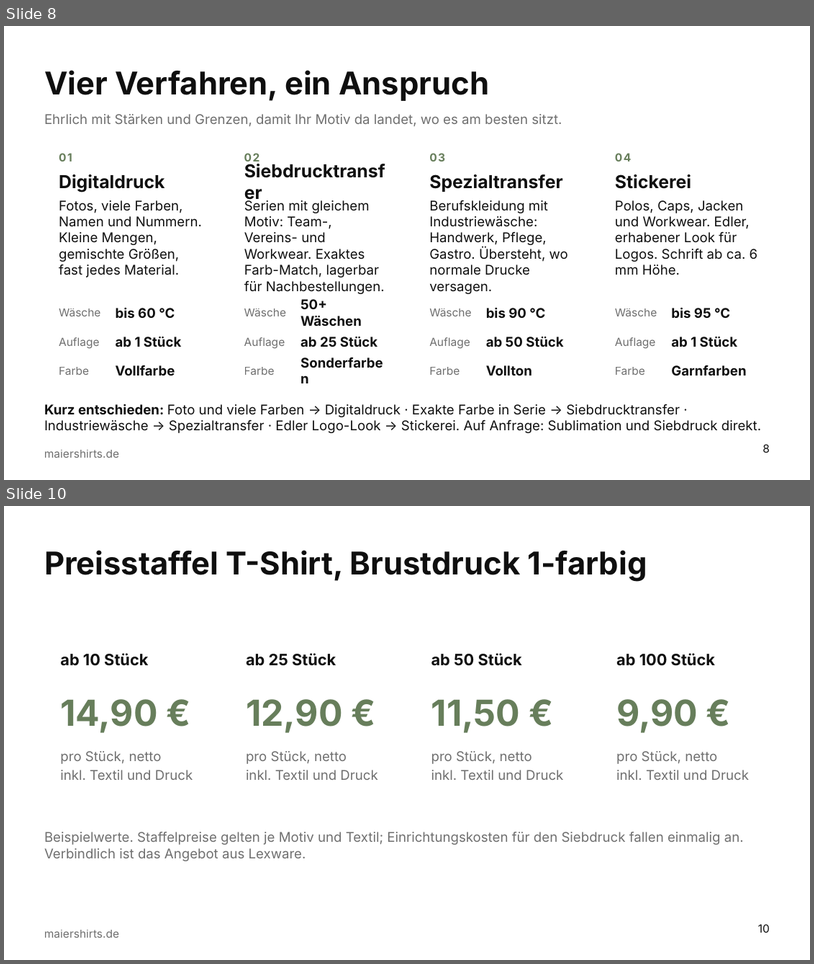
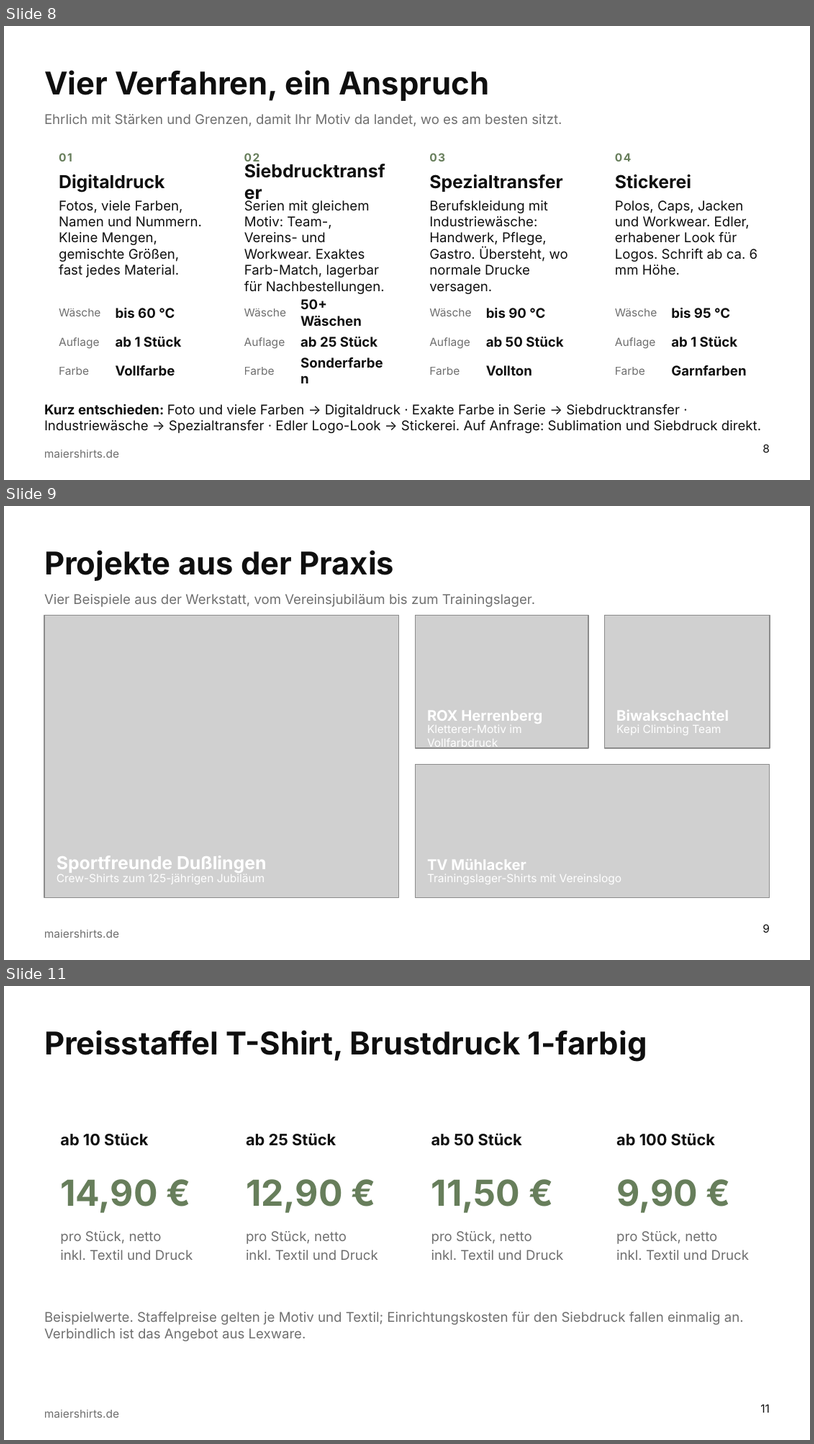
Before and after one commit to sm6161-eng/lexware-angebot-tool, a slide deck: presentation/dist/Maiershirts_Master.potx. Shown one above the other, each under a label of ours: slides 8 and 10 before the commit, slides 8, 9 and 11 after it; the slides between them are not shown. The pictures are 814x964 and 814x1444 pixels, drawn with LibreOffice and Linux fonts; fonts in the diff are those of the drawing; grey boxes stand for pictures; background and template pictures are left out. Boxes give left, top, right and bottom in pixels: in the first picture for what was removed or moved away, otherwise in the second. Text is boxed around its words. In the diff, an @@ line names an element or a change of style, - is before the commit and + after.

```diff
--- a/presentation/dist/Maiershirts_Master.potx
+++ b/presentation/dist/Maiershirts_Master.potx
@@ slide 9 added at bbox=[4, 506, 810, 960], background #FFFFFF; not listed: 1 template element that a slide beside it also shows @@
@@ title added at bbox=[44, 550, 394, 581], 28 pt, text #0F0F0F, bold @@
+Projekte aus der Praxis
@@ text added at bbox=[44, 594, 535, 607], 12 pt, text #0F0F0F at 60% opacity @@
+Vier Beispiele aus der Werkstatt, vom Vereinsjubiläum bis zum Trainingslager.
@@ picture added at bbox=[44, 615, 399, 897] @@
@@ picture added at bbox=[415, 615, 589, 748] @@
@@ picture added at bbox=[604, 615, 770, 748] @@
@@ text added at bbox=[427, 710, 543, 723], 13 pt, text #FFFFFF, bold @@
+ROX Herrenberg
@@ text added at bbox=[617, 710, 729, 721], 13 pt, text #FFFFFF, bold @@
+Biwakschachtel
@@ text added at bbox=[427, 725, 522, 749], 10 pt, text #FFFFFF @@
+Kletterer-Motiv im Vollfarbdruck
@@ text added at bbox=[617, 725, 721, 735], 10 pt, text #FFFFFF @@
+Kepi Climbing Team
@@ picture added at bbox=[415, 764, 770, 897] @@
@@ text added at bbox=[57, 855, 266, 872], 16 pt, text #FFFFFF, bold @@
+Sportfreunde Dußlingen
@@ text added at bbox=[427, 859, 526, 870], 13 pt, text #FFFFFF, bold @@
+TV Mühlacker
@@ text added at bbox=[57, 874, 265, 884], 10 pt, text #FFFFFF @@
+Crew-Shirts zum 125-jährigen Jubiläum
@@ text added at bbox=[427, 874, 622, 884], 10 pt, text #FFFFFF @@
+Trainingslager-Shirts mit Vereinslogo
@@ page number added at bbox=[763, 924, 770, 932], 10 pt, text #0F0F0F @@
+9
@@ what was slide 10 is now slide 11 @@
@@ page number at bbox=[761, 1404, 770, 1412]: text changed @@
-10
+11
```
Also in this commit, not shown: 1 slide changed, 7 other files.
